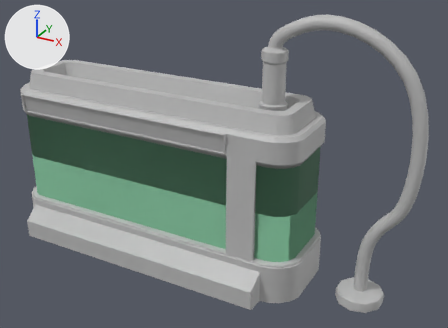
The FBX model Assets/Models/!Props/ScienceNew/Tube_LongTub.fbx as it was, and as the next commit left it.
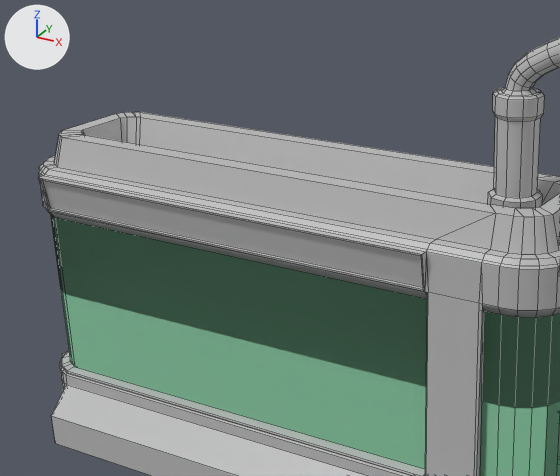
Each version is shown whole from a camera (50 mm lens) standing at (5.18, -8.53, 6.15) and looking at (0.47, 0.03, 1.87), then close up on the part from 0% to 66% of the width and 0% to 77% of the height. Arrows for +X, +Y and +Z are at upper left; the lights stay in place. The close-ups show mesh edges as thin lines. Where no turn or scale is listed for an object, it has been applied to the vertices. Vertices at the same position are counted once.

In view in the first close-up: 'Tube_LongTub'.
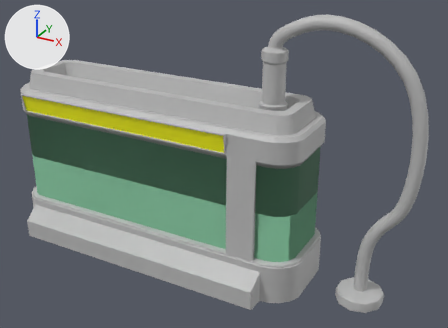
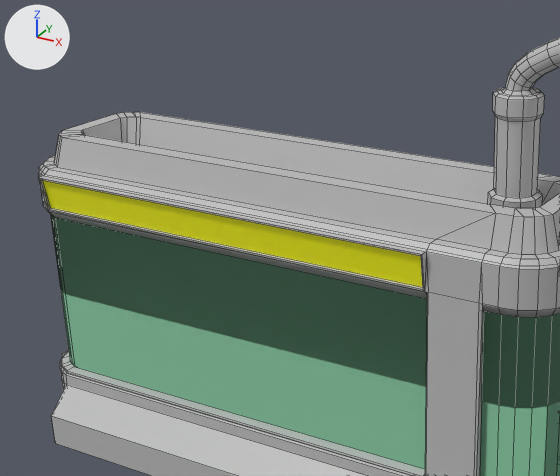
The change, as JSON lines over the scene's bpy script:
```json
{"op": "add", "block": "mat_screens", "code": ["mat_screens = principled_material('Screens')", "mat_screens.base_color = (1.0, 1.0, 0.0)  # yellow #ffff00"]}
{"block": "me_mesh", "where": "me_mesh.from_pydata(...)  # 1064 vertices, 1113 faces; spans x -3.66..3.77, y -1.14..1.14, z 0.0..4.55"}
{"block": "me_mesh", "where": "# used by ob_tube_longtub; location = (0.0, 0.0, 0.0)"}
{"block": "me_mesh", "change": "me_mesh part 1: all 2 faces centred in x -1.15, y -0.8..0.8, z 2.62 switch from mat_lambert1 (grey #bcbcbc) to mat_screens (yellow #ffff00)"}
```

Pixel boxes [x1, y1, x2, y2] of what changed, in the close-ups (560 x 476 px):
```json
{"part": 1, "of": "me_mesh", "change": "recoloured", "before": [42, 180, 422, 287], "after": [42, 180, 422, 287], "on screen": "grey to yellow"}
```
